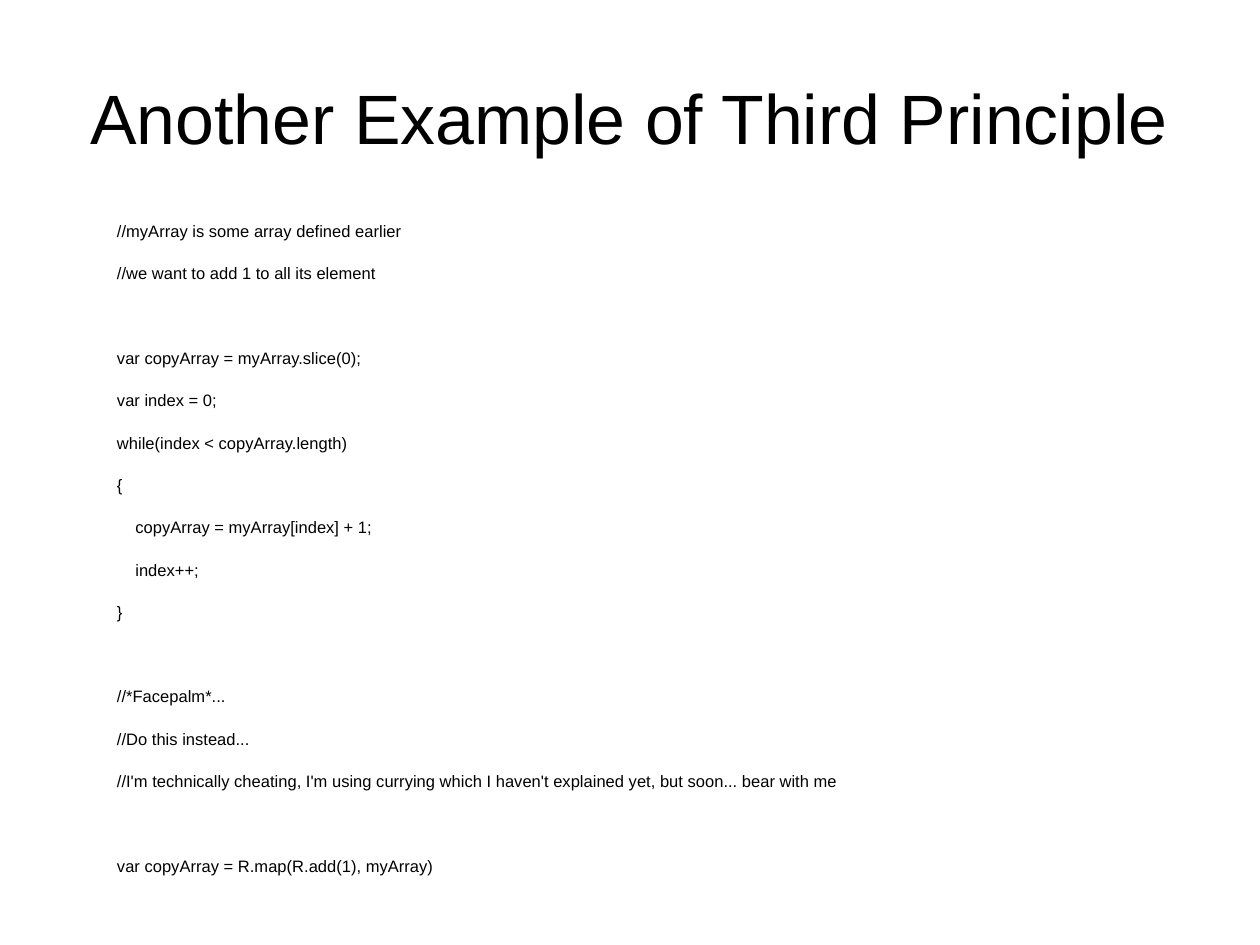
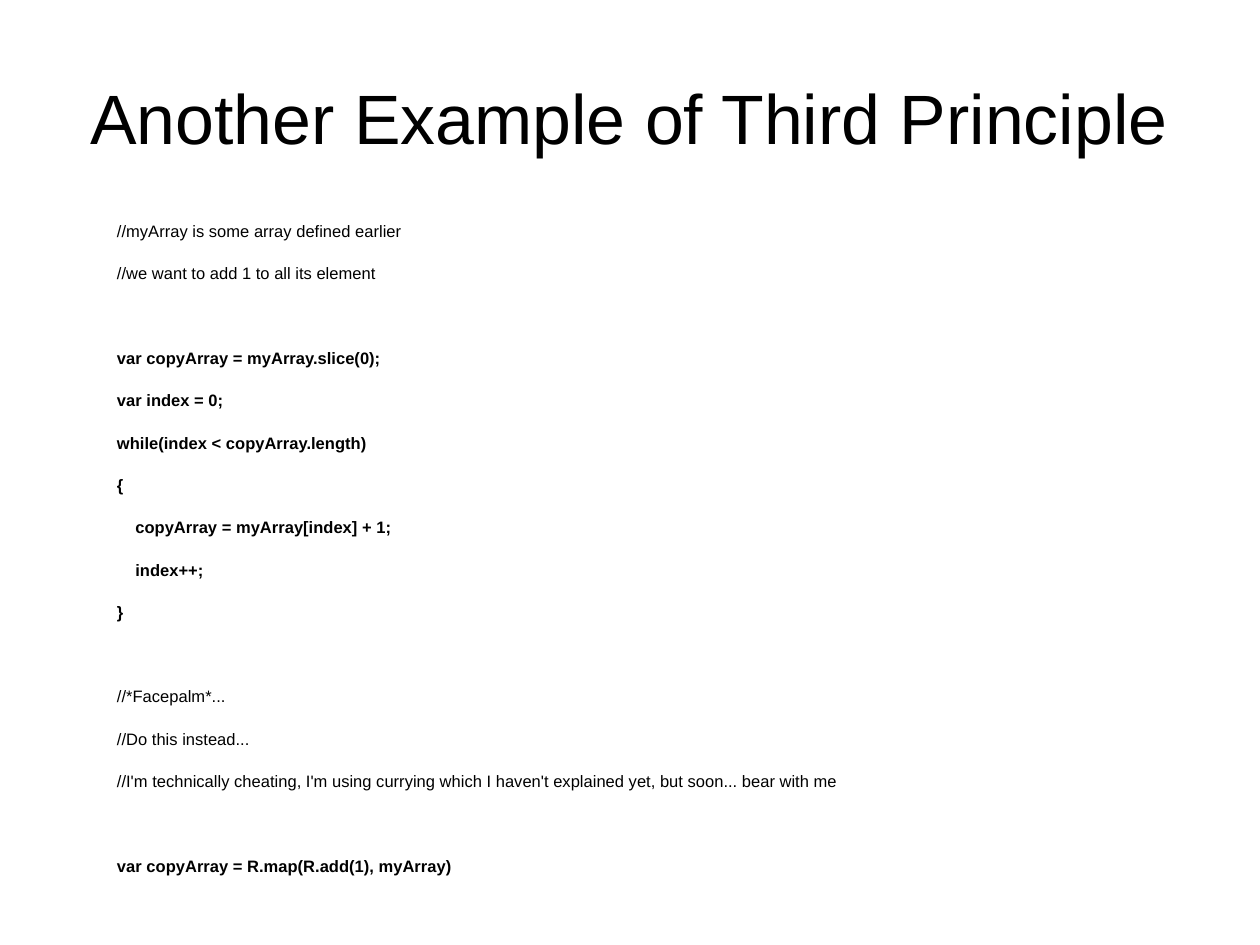
Before and after one commit to Magnitus-/FunctionalJsPresentation, a slide deck: slide 11 of Slides.odp. Drawn at 1260x945 pixels with LibreOffice and Linux fonts; fonts in the diff are those of the drawing. Boxes give left, top, right and bottom in pixels: in the first picture for what was removed or moved away, otherwise in the second. Text is boxed around its words. In the diff, an @@ line names an element or a change of style, - is before the commit and + after.

Commit message:
Split presentation examples across more slides

```diff
--- a/Slides.odp
+++ b/Slides.odp
@@ text at bbox=[117, 352, 452, 875]: bold on in "var copyArray = myArray.slice(0);", "var index = 0;", "while(index < copyArray.length)", "{" and 4 more places @@
```
Also in this commit, not shown: 8 other slides changed, 5 slides added.
